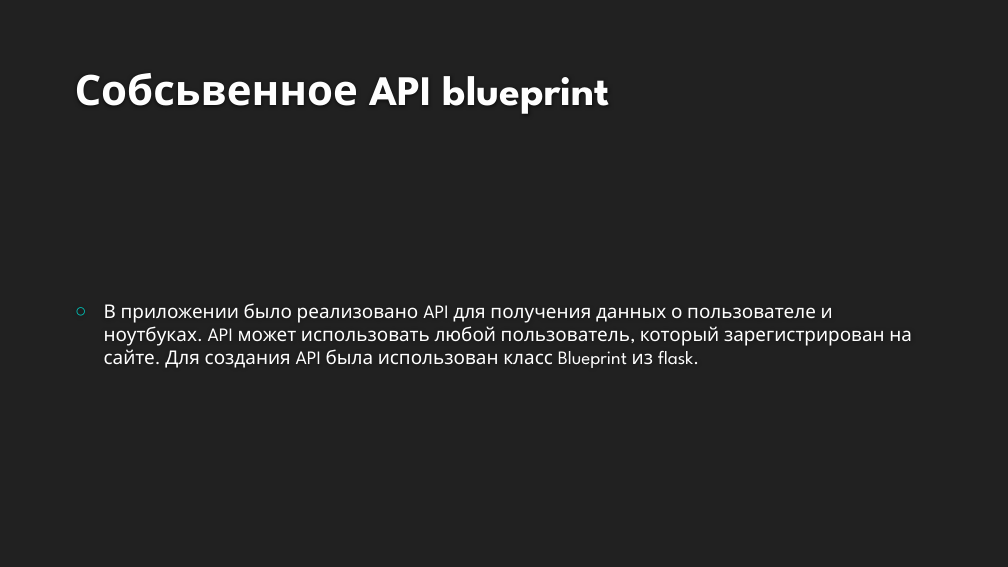
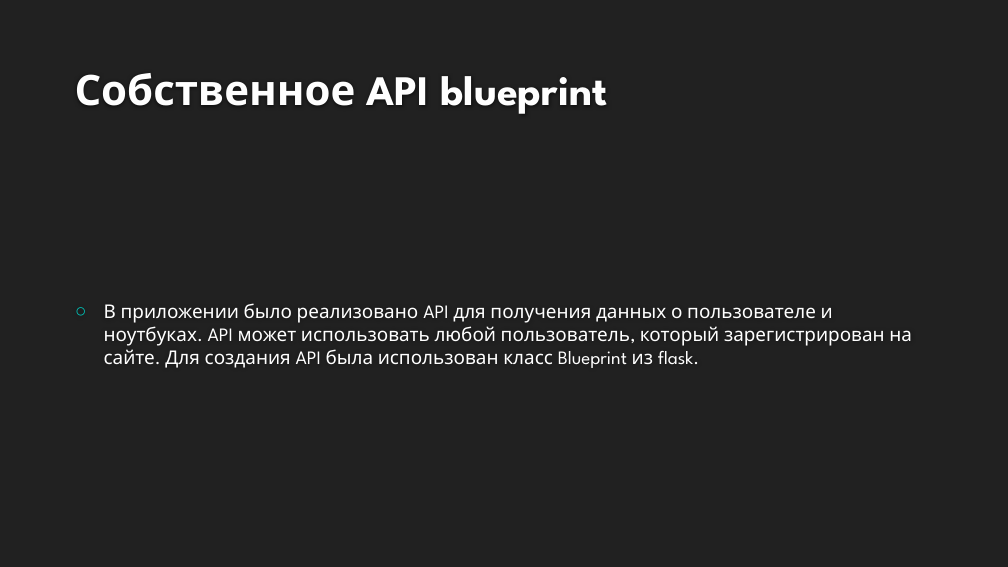
Before and after one commit to Mirvitik/sitelyceum, a slide deck: slide 9 of Сайт по продаже ноутбуков.pptx. Drawn at 1008x567 pixels with LibreOffice and Linux fonts; fonts in the diff are those of the drawing; background and template pictures are left out. Boxes give left, top, right and bottom in pixels: in the first picture for what was removed or moved away, otherwise in the second. Text is boxed around its words. In the diff, an @@ line names an element or a change of style, - is before the commit and + after.

Commit message:
Презентация и техзадание

```diff
--- a/Сайт по продаже ноутбуков.pptx
+++ b/Сайт по продаже ноутбуков.pptx
@@ title at [75, 73, 607, 114]: text changed @@
-Собсьвенное API blueprint
+Собственное API blueprint
```
